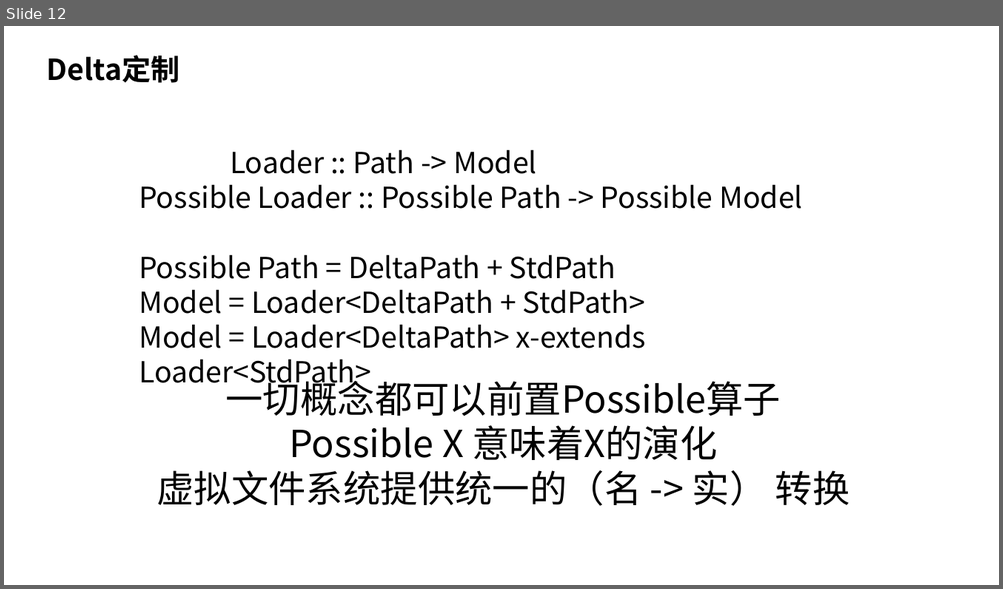
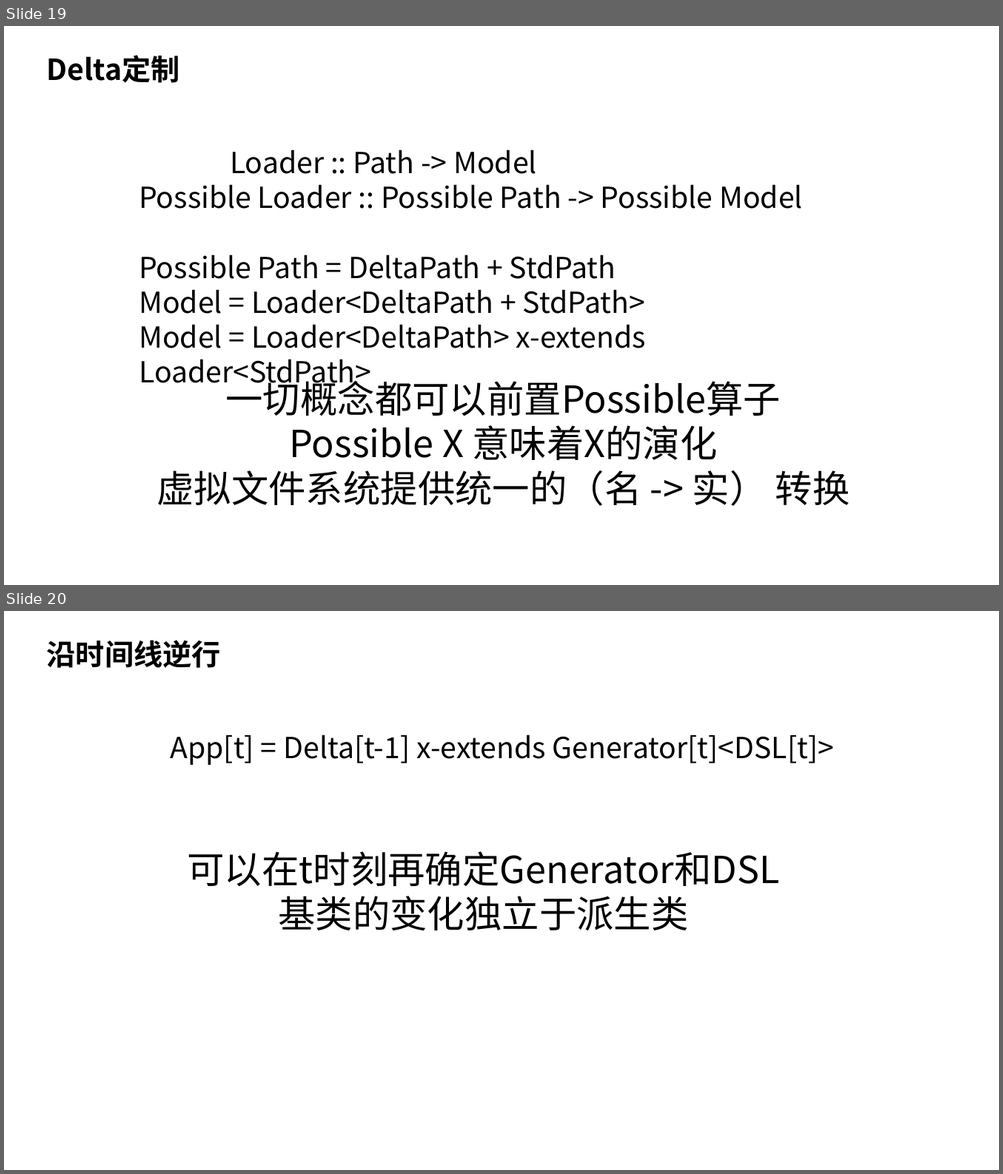
Before and after one commit to nop-platform/nop-entropy-docs, a slide deck: src/ppt/theory-of-reversible-computation.pptx. Shown one above the other, each under a label of ours: slide 12 before the commit, slides 19 and 20 after it. The pictures are 1003x589 and 1003x1174 pixels, drawn with LibreOffice and Linux fonts; fonts in the diff are those of the drawing. Boxes give left, top, right and bottom in pixels: in the first picture for what was removed or moved away, otherwise in the second. Text is boxed around its words. In the diff, an @@ line names an element or a change of style, - is before the commit and + after.

```diff
--- a/src/ppt/theory-of-reversible-computation.pptx
+++ b/src/ppt/theory-of-reversible-computation.pptx
@@ slide 20 added at bbox=[4, 611, 999, 1170], background #FFFFFF @@
@@ text added at bbox=[47, 640, 221, 668], 28 pt, text #000000, bold @@
+沿时间线逆行
@@ text added at bbox=[170, 735, 834, 765], 28 pt, text #000000 @@
+App[t] = Delta[t-1] x-extends Generator[t]<DSL[t]>
@@ text added at bbox=[187, 851, 779, 931], 36 pt, text #000000 @@
+可以在t时刻再确定Generator和DSL
+基类的变化独立于派生类
@@ what was slide 12 is now slide 19 @@
```
Also in this commit, not shown: 2 slides changed, 12 other slides added, 1 other file.
